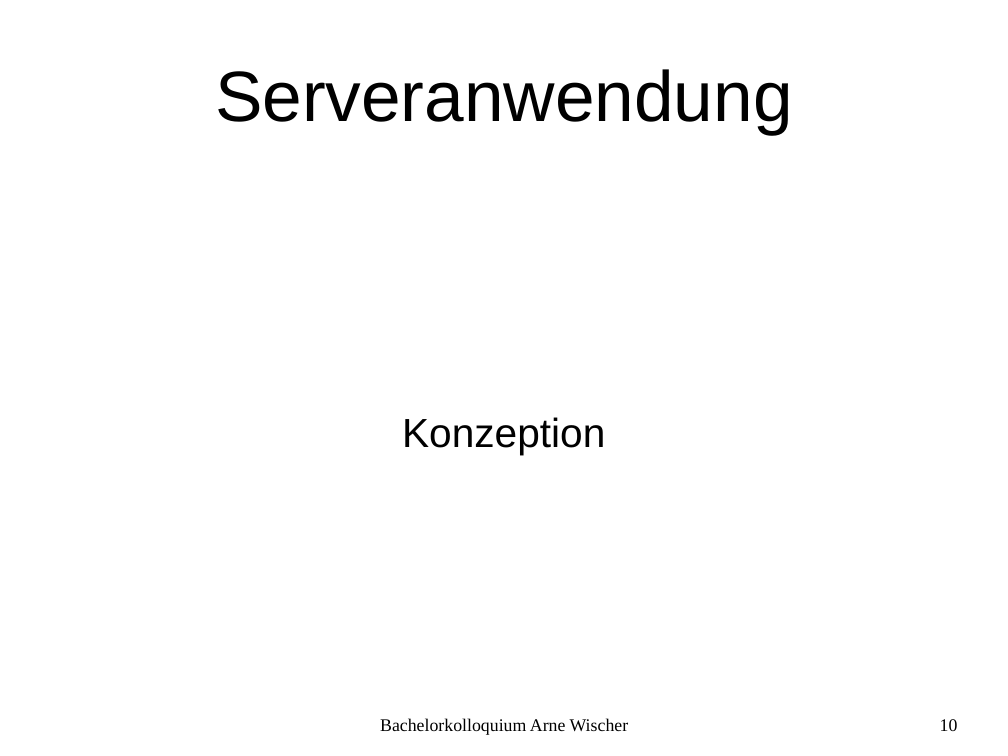
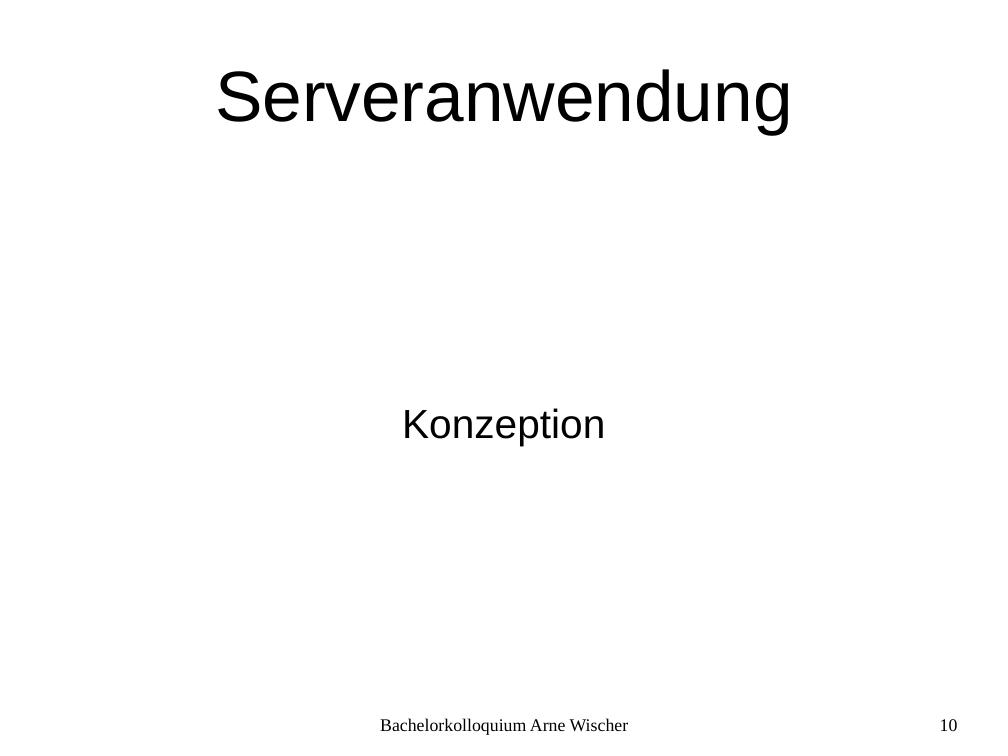
Before and after one commit to fettlaus/Kolloq, a slide deck: slide 10 of Kolloq.odp. Drawn at 1008x756 pixels with LibreOffice and Linux fonts; fonts in the diff are those of the drawing; background and template pictures are left out. Boxes give left, top, right and bottom in pixels: in the first picture for what was removed or moved away, otherwise in the second. Text is boxed around its words. In the diff, an @@ line names an element or a change of style, - is before the commit and + after.

```diff
--- a/Kolloq.odp
+++ b/Kolloq.odp
@@ subtitle "Konzeption": place and size @@
-subtitle "Konzeption" at (402, 417, 605, 455)
+subtitle "Konzeption" at (402, 408, 605, 446)
```
Also in this commit, not shown: 10 other slides changed.
